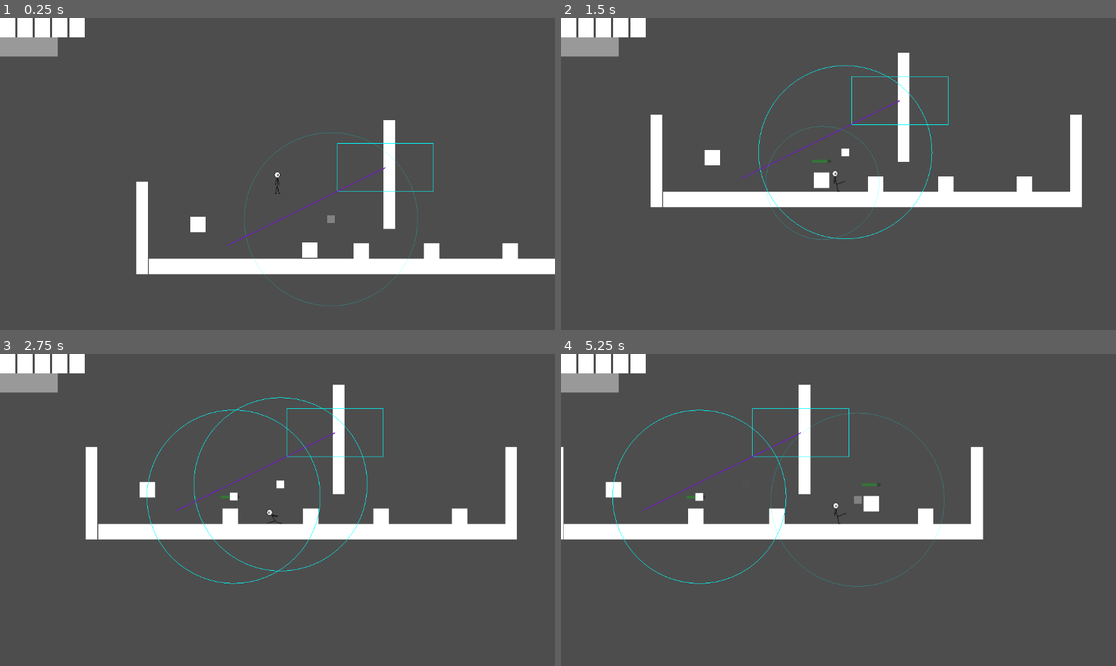
Above: before the commit, frames 1-4 (two rows, left to right).
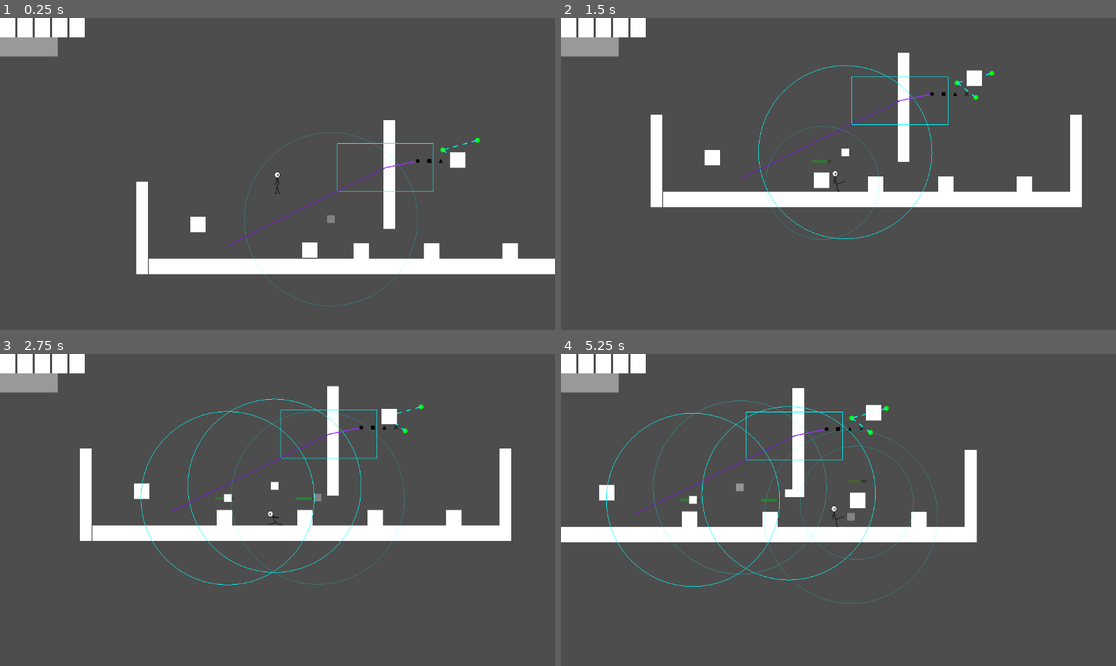
Above: after the commit, the same moments.

Repository: Onibled/ChakraPunch
Game: Godot game, scene res://scenes/levels/main.tscn
Same seed, same stepped clock (60 frames per second), same inputs: the game is played once before the commit and once after it.
Inputs:
- Up to frame 1 (0.25 s): no input
- Up to frame 2 (1.5 s): hold Right (ui_right) from 0.53 s (still down); tap D (dash) at 0.6 s; tap Space (jump) at 0.77, 1.07 s; tap S (heavy_attack) at 0.8, 1.35 s
- Up to frame 3 (2.75 s): tap Space (jump) at 1.52, 1.82 s; tap E (interact) at 1.55, 2.1 s; release Right (ui_right) at 2.03 s; hold Left (ui_left) from 2.03 s (still down); tap A (light_attack) at 2.3 s
- Up to frame 4 (5.25 s): release Left (ui_left) at 2.78 s; hold Right (ui_right) 2.78-4.28 s; tap A (light_attack) at 2.85 s; tap Space (jump) at 3.02, 3.05, 3.32, 3.6, 3.77, 4.07, 4.52, 4.82 s; tap D (dash) at 3.8, 4.35 s; hold Left (ui_left) 4.28-5.03 s; tap S (heavy_attack) at 4.55, 5.1 s; hold Right (ui_right) from 5.03 s (still down)

The runs differ from the first frame. In frame 1, 0.2% of the frame differs, in the area x 69-87%, y 38-49%; in frame 2, 0.2%; in frame 3, 5.4%; in frame 4, 5.8%, in the area x 0-77%, y 9-80%.

Commit message:
Correzione Poriettile Completamento SequenceObject Completamento MovingPlatform

Diff:
--- a/scenes/characters/player/player.tscn
+++ b/scenes/characters/player/player.tscn
@@ -328,6 +328,7 @@
 target_position = Vector2(20, 0)
 
 [node name="Hitbox" parent="Visuals" unique_id=1427040964 instance=ExtResource("10_6nfx3")]
+scale = Vector2(3, 1.5)
 
 [node name="Hurtbox" type="Area2D" parent="Visuals" unique_id=167428735]
 collision_layer = 4
--- a/scenes/hitbox.tscn
+++ b/scenes/hitbox.tscn
@@ -13,7 +13,6 @@
 script = ExtResource("1_qugoh")
 
 [node name="CollisionShape2D" type="CollisionShape2D" parent="." unique_id=1658669963]
-scale = Vector2(2, 1.5)
 shape = SubResource("RectangleShape2D_dqkch")
 
 [node name="HitSound" type="AudioStreamPlayer2D" parent="." unique_id=1601798457]
--- a/scenes/levels/main.tscn
+++ b/scenes/levels/main.tscn
@@ -12,6 +12,7 @@
 [ext_resource type="PackedScene" uid="uid://dcpsi1wwtns1w" path="res://scenes/levels/level_meditation_training.tscn" id="9_hwp66"]
 [ext_resource type="PackedScene" uid="uid://c2fois1tjld0h" path="res://scenes/camera_dynamic.tscn" id="10_hwp66"]
 [ext_resource type="PackedScene" uid="uid://duy0t17nqbg3x" path="res://scenes/sequence_object.tscn" id="12_2xkjh"]
+[ext_resource type="PackedScene" uid="uid://d2u8ytxhurek2" path="res://scenes/moving_platform.tscn" id="13_dj21o"]
 
 [node name="Main" type="Node2D" unique_id=1275121546]
 script = ExtResource("1_o6xl0")
@@ -71,5 +72,10 @@
 position = Vector2(152, 319)
 targets = [NodePath("../ChakraGenerator")]
 
-[node name="SequenceObject" parent="." unique_id=869273628 instance=ExtResource("12_2xkjh")]
+[node name="SequenceObject" parent="." unique_id=869273628 node_paths=PackedStringArray("targets") instance=ExtResource("12_2xkjh")]
 position = Vector2(548, 143)
+targets = [NodePath("../ChakraGenerator")]
+
+[node name="MovingPlatform" parent="." unique_id=1162716590 instance=ExtResource("13_dj21o")]
+position = Vector2(639, 129)
+points = Array[Vector2]([Vector2(639, 150), Vector2(600, 120), Vector2(672, 100)])
--- /dev/null
+++ b/scenes/moving_platform.tscn
@@ -0,0 +1,15 @@
+[gd_scene format=3 uid="uid://d2u8ytxhurek2"]
+
+[ext_resource type="Script" uid="uid://rtyrhjhb67bx" path="res://scripts/moving_platform.gd" id="1_1tdcd"]
+[ext_resource type="Texture2D" uid="uid://dut47dfwecr4g" path="res://sprites/square.png" id="2_mb26n"]
+
+[sub_resource type="RectangleShape2D" id="RectangleShape2D_afg43"]
+
+[node name="MovingPlatform" type="CharacterBody2D" unique_id=1162716590]
+script = ExtResource("1_1tdcd")
+
+[node name="CollisionShape2D" type="CollisionShape2D" parent="." unique_id=1784740002]
+shape = SubResource("RectangleShape2D_afg43")
+
+[node name="Sprite2D" type="Sprite2D" parent="." unique_id=978028742]
+texture = ExtResource("2_mb26n")
--- a/scenes/projectile.tscn
+++ b/scenes/projectile.tscn
@@ -2,11 +2,9 @@
 
 [ext_resource type="Script" uid="uid://dydg2evpqdxw1" path="res://scripts/projectile.gd" id="1_c8fcr"]
 [ext_resource type="Texture2D" uid="uid://crhgmnceufycq" path="res://sprites/circle.png" id="2_q3m7n"]
-[ext_resource type="Script" uid="uid://pxfommeq7mu4" path="res://scripts/hitbox.gd" id="3_softn"]
+[ext_resource type="PackedScene" uid="uid://dlabnksn188jh" path="res://scenes/hitbox.tscn" id="3_softn"]
 
 [sub_resource type="CircleShape2D" id="CircleShape2D_softn"]
-
-[sub_resource type="CircleShape2D" id="CircleShape2D_6q2a6"]
 
 [node name="Projectile" type="CharacterBody2D" unique_id=1458254303]
 script = ExtResource("1_c8fcr")
@@ -17,12 +15,6 @@
 [node name="CollisionShape2D" type="CollisionShape2D" parent="." unique_id=67244517]
 shape = SubResource("CircleShape2D_softn")
 
-[node name="Hitbox" type="Area2D" parent="." unique_id=1760315947]
-collision_layer = 8
-collision_mask = 4
-script = ExtResource("3_softn")
-
-[node name="CollisionShape2D" type="CollisionShape2D" parent="Hitbox" unique_id=316120250]
-shape = SubResource("CircleShape2D_6q2a6")
-
-[connection signal="body_entered" from="Hitbox" to="." method="_on_hitbox_body_entered"]
+[node name="Hitbox" parent="." unique_id=1427040964 instance=ExtResource("3_softn")]
+monitoring = true
+monitorable = true
--- a/scripts/characters/player/cast_state.gd
+++ b/scripts/characters/player/cast_state.gd
@@ -34,7 +34,7 @@
 
 			projectile.direction = Vector2(player.facing_direction, 0)
 			projectile.global_position = player.global_position + Vector2(20 * player.facing_direction, 0)
-			projectile.owner = player
+			#projectile.owner = player
 
 			# 👉 QUI puoi settare varianti
 			projectile.use_boomerang = false
--- a/scripts/hitbox.gd
+++ b/scripts/hitbox.gd
@@ -74,7 +74,7 @@
 
 	Utility.hit_impact(owner, damage, kb)
 	#Utility.camera_zoom(owner)
-	if hit_sound.stream:
+	if hit_sound != null && hit_sound.stream:
 			var snd = hit_sound.duplicate()
 			get_tree().current_scene.add_child(snd)
 			snd.global_position = global_position
--- /dev/null
+++ b/scripts/moving_platform.gd
@@ -0,0 +1,171 @@
+extends CharacterBody2D
+
+# =========================================================
+# 🚀 SETTINGS
+# =========================================================
+
+@export var speed: float = 120.0
+@export var active: bool = true
+
+enum LoopMode { STOP, LOOP, PINGPONG }
+@export var loop_mode: LoopMode = LoopMode.PINGPONG
+
+@export var reach_threshold: float = 5.0
+
+# 👉 PUNTI GLOBALI
+@export var points: Array[Vector2] = []
+
+# debug
+@export var draw_path: bool = true
+
+# =========================================================
+# 🔄 INTERNAL
+# =========================================================
+
+var current_index: int = 0
+var direction: int = 1
+
+var last_position: Vector2
+
+# =========================================================
+# 🔄 READY
+# =========================================================
+
+func _ready():
+	last_position = global_position
+
+	if points.is_empty():
+		push_error("MovingPlatform: nessun punto impostato")
+		set_physics_process(false)
+		return
+
+# =========================================================
+# 🔄 PHYSICS
+# =========================================================
+
+func _physics_process(delta):
+	if not active:
+		return
+
+	if points.is_empty():
+		return
+
+	# sicurezza contro out-of-bounds
+	current_index = clamp(current_index, 0, points.size() - 1)
+
+	var target_pos: Vector2 = points[current_index]
+
+	var move_vec = target_pos - global_position
+	var distance = move_vec.length()
+
+	# -------------------------------------------------
+	# 🎯 RAGGIUNTO PUNTO
+	# -------------------------------------------------
+
+	if distance < reach_threshold:
+		advance_target()
+		return
+
+	# -------------------------------------------------
+	# 🚀 MOVIMENTO
+	# -------------------------------------------------
+
+	var dir = move_vec.normalized()
+	velocity = dir * speed
+
+	move_and_slide()
+
+	# -------------------------------------------------
+	# 🧍 TRASPORTO PLAYER
+	# -------------------------------------------------
+
+	var delta_movement = global_position - last_position
+	move_passengers(delta_movement)
+
+	last_position = global_position
+
+# =========================================================
+# 🧍 PLAYER TRANSPORT
+# =========================================================
+
+func move_passengers(delta_movement: Vector2):
+	for i in get_slide_collision_count():
+		var col = get_slide_collision(i)
+		var body = col.get_collider()
+
+		if body is CharacterBody2D:
+			# controlla che sia sopra (normale verso l'alto)
+			if col.get_normal().y < -0.7:
+				body.global_position += delta_movement
+
+# =========================================================
+# 🔁 TARGET LOGIC
+# =========================================================
+
+func advance_target():
+	match loop_mode:
+
+		LoopMode.STOP:
+			if current_index < points.size() - 1:
+				current_index += 1
+			else:
+				active = false
+
+		LoopMode.LOOP:
+			current_index += 1
+			if current_index >= points.size():
+				current_index = 0
+
+		LoopMode.PINGPONG:
+			current_index += direction
+
+			if current_index >= points.size():
+				current_index = points.size() - 2
+				direction = -1
+
+			elif current_index < 0:
+				current_index = 1
+				direction = 1
+
+# =========================================================
+# 🎛️ CONTROLLO
+# =========================================================
+
+func activate():
+	active = true
+
+	if current_index >= points.size():
+		current_index = 0
+
+func deactivate():
+	active = false
+	velocity = Vector2.ZERO
+
+# =========================================================
+# 🎨 DEBUG DRAW
+# =========================================================
+
+func _process(_delta):
+	if draw_path:
+		queue_redraw()
+
+func _draw():
+	if not draw_path:
+		return
+
+	if points.size() < 1:
+		return
+
+	# punti
+	for p in points:
+		draw_circle(to_local(p), 5, Color.GREEN)
+
+	# linee tratteggiate
+	for i in range(points.size() - 1):
+		draw_dashed_line(
+			to_local(points[i]),
+			to_local(points[i + 1]),
+			Color.CYAN,
+			2.0,
+			10.0
+		)
--- a/scripts/sequence_object.gd
+++ b/scripts/sequence_object.gd
@@ -23,11 +23,18 @@
 
 @export var textures := {
 	"interact": preload("res://sprites/circle.png"),
-	"light_attack": preload("res://sprites/square.png"),
+	"light_attack": preload("res://sprites/square_mini.png"),
 	"heavy_attack": preload("res://sprites/triangle.png"),
 	"jump": preload("res://sprites/cross.png")
 }
 
+@export var textures_black := {
+	"interact": preload("res://sprites/circle_b.png"),
+	"light_attack": preload("res://sprites/square_mini_b.png"),
+	"heavy_attack": preload("res://sprites/triangle_b.png"),
+	"jump": preload("res://sprites/cross_b.png")
+}
+
 # -------------------------------------------------
 # 📊 STATO
 # -------------------------------------------------
@@ -37,6 +44,8 @@
 
 var player_ref: Player = null
 var was_meditating := false
+
+@export var targets: Array[Activatable] = []
 
 # -------------------------------------------------
 # 🔄 READY
@@ -56,8 +65,8 @@
 
 		s.position = Vector2(i * spacing, 0)
 		s.scale = sprite_scale
-		s.texture = null
-		s.modulate.a = 0.2
+		s.texture = textures_black[sequence[i]]
+		#s.modulate.a = 0.2
 
 		sprites.append(s)
 
@@ -133,7 +142,7 @@
 
 func _correct(action: String):
 	sprites[current_index].texture = textures[action]
-	sprites[current_index].modulate = Color(1, 1, 1, 1)
+	#sprites[current_index].modulate = Color(1, 1, 1, 1)
 
 	current_index += 1
 
@@ -153,6 +162,7 @@
 
 func _completed():
 	print("Sequenza completata!")
+	activate_targets()
 	_reset()
 
 # -------------------------------------------------
@@ -163,5 +173,29 @@
 	current_index = 0
 
 	for s in sprites:
-		s.texture = null
-		s.modulate = Color(1, 1, 1, 0.2)
+		s.texture = textures_black[sequence[current_index]]
+		#s.modulate = Color(1, 1, 1, 0.2)
+		current_index += 1
+	current_index = 0
+	return
+
+func activate_targets():
+	for target in targets:
+		if target == null:
+			continue
+
+		target.activate()
+	return
+
+
+# -------------------------------------------------
+# 🎨 DEBUG DRAW
+# -------------------------------------------------
+
+func _draw():
+	for target in targets:
+		if target == null:
+			continue
+
+		var local_target_pos = to_local(target.global_position)
+		draw_line(Vector2.ZERO, local_target_pos, Color(0.6, 0.2, 1.0), 2.0)
Not shown, added: scripts/moving_platform.gd.uid
Binary file added: sprites/circle_b.png
Not shown, added: sprites/circle_b.png.import
Binary file added: sprites/cross_b.png
Not shown, added: sprites/cross_b.png.import
Binary file added: sprites/square_mini_b.png
Not shown, added: sprites/square_mini_b.png.import
Binary file added: sprites/triangle_b.png
Not shown, added: sprites/triangle_b.png.import
